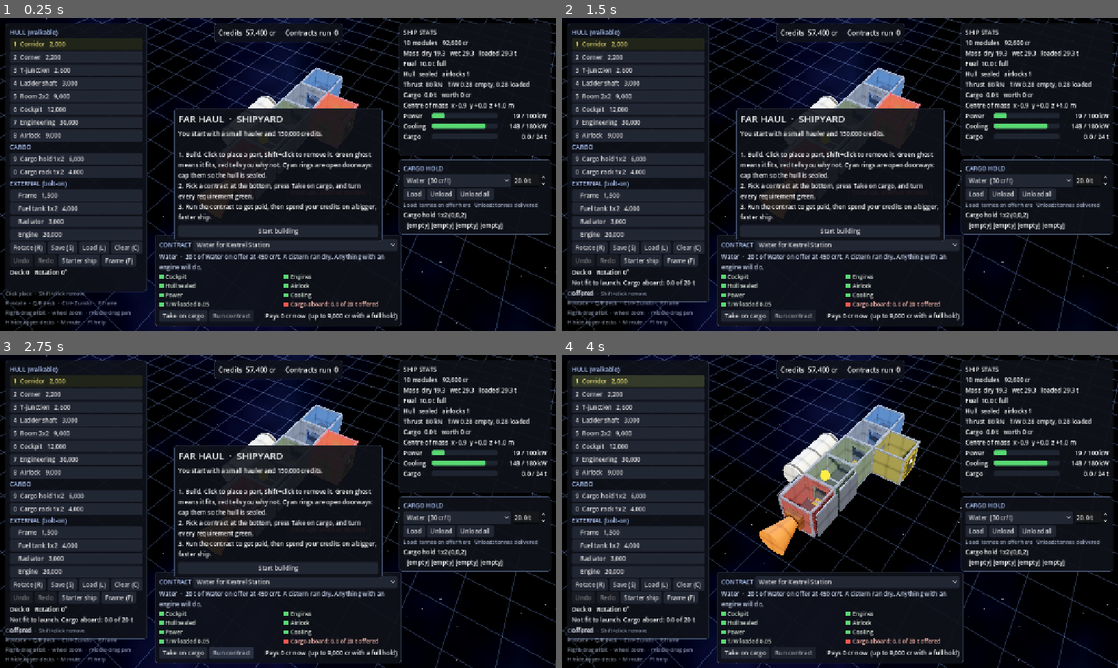
Above: before the commit, frames 1-4 (two rows, left to right).
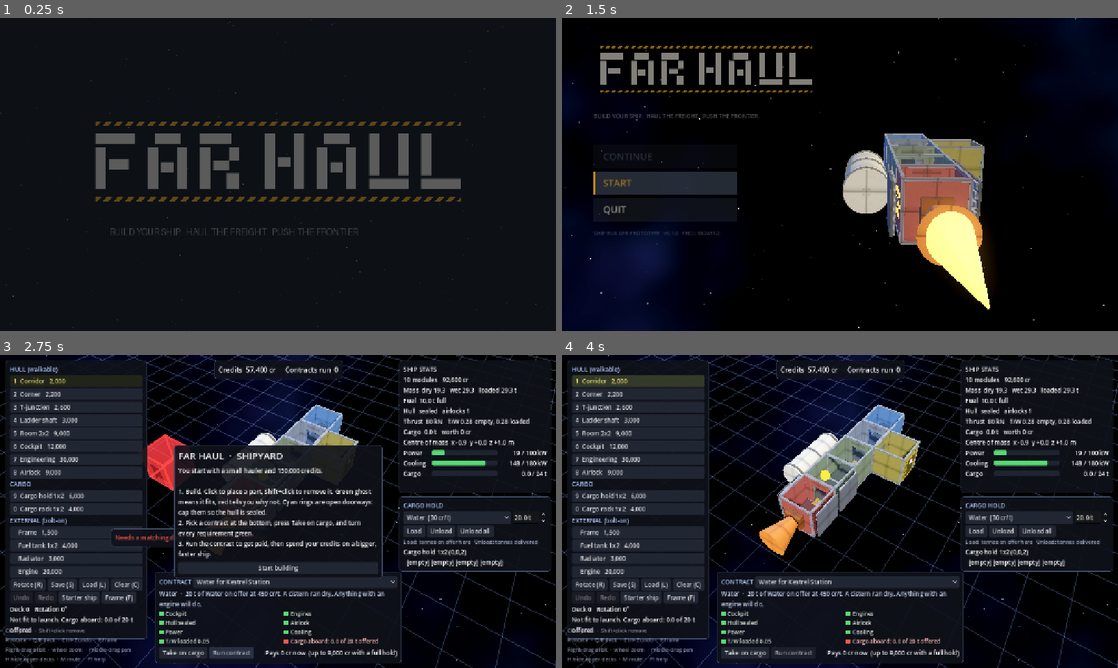
Above: after the commit, the same moments.

Repository: benjaminarthurt/FarHaul
Game: Godot game, scene res://scenes/boot.tscn
Same seed, same stepped clock (60 frames per second), same inputs: the game is played once before the commit and once after it. Before the commit the project starts from res://scenes/main.tscn.
Inputs (mouse positions are in pixels of both pictures, inside the frame that each line leads up to):
- Up to frame 1 (0.25 s): no input
- Up to frame 2 (1.5 s): click (795, 315) at 0.5 s, where only the run before the commit has a clickable "Run contract"; click (667, 183) at 1.25 s, where only the run after the commit has a clickable "START"
- Up to frame 3 (2.75 s): click "Run contract" at 2 s
- Up to frame 4 (4 s): click "Start building" at 2.75 s; click "1 Corridor 2,000" at 3.5 s

The runs differ from the first frame. In frame 1, 34% of the frame differs, in the area x 0-100%, y 0-100%; in frame 2, 56%; in frame 3, 1.1%; in frame 4, less than 0.1%.

Commit message:
Brand pass: Far Haul splash, placeholder intro video and title screen
Project renamed to Far Haul with icon and boot splash. New start-up flow
(splash, skippable Ogg Theora intro, title screen with orbiting starter ship,
Continue/Start/Quit). Brand palette, logo, wordmark and container codes drawn
from the concept and art-direction docs. Intro video is a placeholder.

Co-Authored-By: Claude Sonnet 5.5 <noreply@anthropic.com>
Claude-Session: https://claude.ai/code/session_017WQZxixKYwD8gqsFUSbatN

Diff:
--- a/project.godot
+++ b/project.godot
@@ -10,8 +10,14 @@
 
 [application]
 
-config/name="Ship Builder"
-run/main_scene="res://scenes/main.tscn"
+config/name="Far Haul"
+config/description="Build your ship. Haul the freight. Push the frontier."
+config/version="0.1.0"
+run/main_scene="res://scenes/boot.tscn"
+config/icon="res://assets/brand/icon.png"
+boot_splash/bg_color=Color(0.0509804, 0.0627451, 0.0823529, 1)
+boot_splash/image="res://assets/brand/boot_splash.png"
+boot_splash/fullsize=true
 config/features=PackedStringArray("4.4", "GL Compatibility")
 
 [display]
--- /dev/null
+++ b/scenes/boot.tscn
@@ -0,0 +1,6 @@
+[gd_scene load_steps=2 format=3]
+
+[ext_resource type="Script" path="res://scripts/boot.gd" id="1"]
+
+[node name="Boot" type="Node"]
+script = ExtResource("1")
--- /dev/null
+++ b/scripts/boot.gd
@@ -0,0 +1,343 @@
+extends Node
+## Start-up flow: splash, then the intro video, then the title screen, then the builder.
+## Any key, click or tap skips the splash and the intro. Missing or broken video is skipped.
+## Env vars for testing: FARHAUL_SKIP_INTRO=1 goes straight to the title screen.
+
+enum Stage { SPLASH, INTRO, TITLE }
+
+const MAIN_SCENE := "res://scenes/main.tscn"
+const AUTOSAVE := "user://autosave.json"
+const SPLASH_HOLD := 1.8
+
+var stage := Stage.SPLASH
+var stage_time := 0.0
+var leaving := false
+
+var splash_layer: CanvasLayer
+var splash_pic: TextureRect
+var intro_layer: CanvasLayer
+var player: VideoStreamPlayer
+var skip_hint: Label
+var title_layer: CanvasLayer
+var title_box: Control
+var fade: ColorRect
+var world: Node3D
+var camera: Camera3D
+var orbit := 0.0
+var orbit_centre := Vector3.ZERO
+var continue_btn: Button
+var new_btn: Button
+
+
+func _ready() -> void:
+	DisplayServer.window_set_title(Brand.NAME)
+	_build_world()
+	_build_title()
+	_build_splash()
+	_build_intro()
+	fade = ColorRect.new()
+	fade.color = Color.BLACK
+	fade.mouse_filter = Control.MOUSE_FILTER_IGNORE
+	var fl := CanvasLayer.new()
+	fl.layer = 100
+	add_child(fl)
+	fl.add_child(fade)
+	fade.set_anchors_preset(Control.PRESET_FULL_RECT)
+	if OS.has_environment("FARHAUL_SKIP_INTRO"):
+		_enter_title(false)
+	else:
+		_enter_splash()
+
+
+# --- Stages ----------------------------------------------------------------------------------
+
+## Controls under a CanvasLayer can be left at size 0 if they were laid out before the window was
+## ready, so re-fit the full-screen ones whenever a stage starts.
+func _fit_full(c: Control) -> void:
+	c.set_anchors_and_offsets_preset(Control.PRESET_FULL_RECT)
+
+
+func _enter_splash() -> void:
+	_fit_full(splash_layer.get_child(0))
+	_fit_full(splash_pic)
+	stage = Stage.SPLASH
+	stage_time = 0.0
+	splash_layer.visible = true
+	intro_layer.visible = false
+	title_layer.visible = false
+	world.visible = false
+	splash_pic.modulate.a = 0.0
+	fade.color.a = 0.0
+	var tw := create_tween()
+	tw.tween_property(splash_pic, "modulate:a", 1.0, 0.7)
+	tw.tween_interval(SPLASH_HOLD)
+	tw.tween_callback(_enter_intro)
+	splash_pic.set_meta("tween", tw)
+
+
+func _enter_intro() -> void:
+	if stage != Stage.SPLASH:
+		return
+	_kill_splash_tween()
+	if not ResourceLoader.exists(Brand.INTRO_VIDEO):
+		_enter_title(true)
+		return
+	var stream := load(Brand.INTRO_VIDEO) as VideoStream
+	if stream == null:
+		_enter_title(true)
+		return
+	stage = Stage.INTRO
+	stage_time = 0.0
+	_fit_full(intro_layer.get_child(0))
+	_fit_full(player)
+	splash_layer.visible = false
+	intro_layer.visible = true
+	player.stream = stream
+	player.play()
+	skip_hint.modulate.a = 0.0
+	var tw := create_tween()
+	tw.tween_interval(1.5)
+	tw.tween_property(skip_hint, "modulate:a", 0.8, 0.6)
+
+
+func _enter_title(animate: bool) -> void:
+	if stage == Stage.TITLE and title_layer.visible:
+		return
+	_kill_splash_tween()
+	player.stop()
+	stage = Stage.TITLE
+	stage_time = 0.0
+	splash_layer.visible = false
+	intro_layer.visible = false
+	world.visible = true
+	title_layer.visible = true
+	if animate:
+		fade.color.a = 1.0
+		create_tween().tween_property(fade, "color:a", 0.0, 0.8)
+	else:
+		fade.color.a = 0.0
+	var has_save := FileAccess.file_exists(AUTOSAVE)
+	continue_btn.disabled = not has_save
+	new_btn.text = "NEW GAME" if has_save else "START"
+	(continue_btn if has_save else new_btn).grab_focus()
+
+
+func _kill_splash_tween() -> void:
+	if splash_pic and splash_pic.has_meta("tween"):
+		var tw: Tween = splash_pic.get_meta("tween")
+		if tw and tw.is_valid():
+			tw.kill()
+
+
+func _process(delta: float) -> void:
+	stage_time += delta
+	if stage == Stage.INTRO and not player.is_playing() and stage_time > 0.5:
+		_enter_title(true)
+	if stage == Stage.TITLE:
+		orbit += delta * 0.12
+		var r := 23.0
+		camera.position = orbit_centre + Vector3(sin(orbit) * r, 5.5 + sin(orbit * 0.7) * 1.2, cos(orbit) * r)
+		camera.look_at(orbit_centre + Vector3(0, 0.3, 0))
+		title_box.modulate.a = minf(1.0, stage_time / 0.8)
+
+
+func _unhandled_input(event: InputEvent) -> void:
+	var pressed: bool = (event is InputEventKey and event.pressed and not event.echo) \
+		or (event is InputEventMouseButton and event.pressed) \
+		or (event is InputEventScreenTouch and event.pressed)
+	if not pressed:
+		return
+	if stage == Stage.SPLASH:
+		_enter_intro()
+	elif stage == Stage.INTRO:
+		_enter_title(true)
+
+
+# --- Title actions ---------------------------------------------------------------------------
+
+func _on_continue() -> void:
+	_start_game()
+
+
+func _on_new() -> void:
+	# Never throw a save away: park it under a timestamped name so it can be restored by hand.
+	if FileAccess.file_exists(AUTOSAVE):
+		var stamp := Time.get_datetime_string_from_system().replace(":", "-")
+		DirAccess.rename_absolute(ProjectSettings.globalize_path(AUTOSAVE),
+			ProjectSettings.globalize_path("user://autosave-before-new-%s.json" % stamp))
+	_start_game()
+
+
+func _start_game() -> void:
+	if leaving:
+		return
+	leaving = true
+	var tw := create_tween()
+	tw.tween_property(fade, "color:a", 1.0, 0.4)
+	tw.tween_callback(func() -> void: get_tree().change_scene_to_file(MAIN_SCENE))
+
+
+func _on_quit() -> void:
+	get_tree().quit()
+
+
+# --- Construction ----------------------------------------------------------------------------
+
+func _build_world() -> void:
+	world = Node3D.new()
+	add_child(world)
+	var env := Environment.new()
+	env.background_mode = Environment.BG_SKY
+	env.sky = SpaceSky.make()
+	env.tonemap_mode = Environment.TONE_MAPPER_FILMIC
+	env.glow_enabled = true
+	env.glow_intensity = 0.9
+	env.glow_bloom = 0.08
+	env.glow_hdr_threshold = 0.9
+	env.ambient_light_source = Environment.AMBIENT_SOURCE_COLOR
+	env.ambient_light_color = Color(0.45, 0.5, 0.62)
+	env.ambient_light_energy = 0.5
+	var we := WorldEnvironment.new()
+	we.environment = env
+	world.add_child(we)
+	var sun := DirectionalLight3D.new()
+	sun.rotation_degrees = Vector3(-35, 35, 0)
+	sun.light_color = Color(1.0, 0.94, 0.85)
+	sun.light_energy = 1.3
+	world.add_child(sun)
+	var rim := DirectionalLight3D.new()
+	rim.rotation_degrees = Vector3(-15, -140, 0)
+	rim.light_color = Color(0.55, 0.7, 1.0)
+	rim.light_energy = 0.6
+	rim.shadow_enabled = false
+	world.add_child(rim)
+
+	var lib := ModuleLibrary.new()
+	var ship := ShipData.new(lib)
+	ShipPresets.build(ship)
+	var view := ShipView.new()
+	world.add_child(view)
+	view.rebuild(ship)
+	view.set_flames(true)
+	var st := ShipStats.compute(ship)
+	orbit_centre = st.centre
+	camera = Camera3D.new()
+	camera.fov = 42.0
+	camera.h_offset = -4.5  # pushes the ship to the right, clear of the menu
+	world.add_child(camera)
+	camera.current = true
+
+
+func _build_splash() -> void:
+	splash_layer = CanvasLayer.new()
+	splash_layer.layer = 10
+	add_child(splash_layer)
+	var bg := ColorRect.new()
+	bg.color = Brand.STEEL_DARK
+	splash_layer.add_child(bg)
+	bg.set_anchors_preset(Control.PRESET_FULL_RECT)
+	splash_pic = TextureRect.new()
+	splash_pic.texture = load(Brand.SPLASH)
+	splash_pic.expand_mode = TextureRect.EXPAND_IGNORE_SIZE
+	splash_pic.stretch_mode = TextureRect.STRETCH_KEEP_ASPECT_COVERED
+	splash_layer.add_child(splash_pic)
+	splash_pic.set_anchors_preset(Control.PRESET_FULL_RECT)
+
+
+func _build_intro() -> void:
+	intro_layer = CanvasLayer.new()
+	intro_layer.layer = 20
+	add_child(intro_layer)
+	var bg := ColorRect.new()
+	bg.color = Color.BLACK
+	intro_layer.add_child(bg)
+	bg.set_anchors_preset(Control.PRESET_FULL_RECT)
+	player = VideoStreamPlayer.new()
+	player.expand = true
+	player.mouse_filter = Control.MOUSE_FILTER_IGNORE
+	intro_layer.add_child(player)
+	player.set_anchors_preset(Control.PRESET_FULL_RECT)
+	skip_hint = Label.new()
+	skip_hint.text = "PRESS ANY KEY TO SKIP"
+	skip_hint.add_theme_color_override("font_color", Brand.MUTED)
+	skip_hint.add_theme_font_size_override("font_size", 14)
+	intro_layer.add_child(skip_hint)
+	skip_hint.set_anchors_and_offsets_preset(Control.PRESET_BOTTOM_LEFT, Control.PRESET_MODE_MINSIZE, 24)
+
+
+func _build_title() -> void:
+	title_layer = CanvasLayer.new()
+	title_layer.layer = 5
+	add_child(title_layer)
+	# Darkens the left side so the menu reads over the sky.
+	var grad := Gradient.new()
+	grad.set_color(0, Color(Brand.STEEL_DARK, 0.88))
+	grad.set_color(1, Color(Brand.STEEL_DARK, 0.0))
+	grad.set_offset(1, 0.7)
+	var gt := GradientTexture2D.new()
+	gt.gradient = grad
+	gt.fill_from = Vector2(0, 0)
+	gt.fill_to = Vector2(1, 0)
+	var shade_tex := TextureRect.new()
+	shade_tex.texture = gt
+	shade_tex.expand_mode = TextureRect.EXPAND_IGNORE_SIZE
+	shade_tex.mouse_filter = Control.MOUSE_FILTER_IGNORE
+	title_layer.add_child(shade_tex)
+	shade_tex.set_anchors_preset(Control.PRESET_FULL_RECT)
+
+	title_box = MarginContainer.new()
+	title_box.add_theme_constant_override("margin_left", 72)
+	title_box.add_theme_constant_override("margin_top", 56)
+	title_box.add_theme_constant_override("margin_bottom", 40)
+	title_layer.add_child(title_box)
+	title_box.set_anchors_preset(Control.PRESET_FULL_RECT)
+
+	var col := VBoxContainer.new()
+	col.add_theme_constant_override("separation", 10)
+	title_box.add_child(col)
+
+	var logo := TextureRect.new()
+	logo.texture = load(Brand.LOGO)
+	logo.expand_mode = TextureRect.EXPAND_IGNORE_SIZE
+	logo.stretch_mode = TextureRect.STRETCH_KEEP_ASPECT
+	logo.custom_minimum_size = Vector2(520, 150)
+	logo.size_flags_horizontal = Control.SIZE_SHRINK_BEGIN
+	col.add_child(logo)
+
+	var tag := Label.new()
+	tag.text = Brand.TAGLINE
+	tag.add_theme_color_override("font_color", Brand.MUTED)
+	tag.add_theme_font_size_override("font_size", 13)
+	col.add_child(tag)
+
+	var gap := Control.new()
+	gap.custom_minimum_size = Vector2(0, 36)
+	col.add_child(gap)
+
+	var menu := VBoxContainer.new()
+	menu.add_theme_constant_override("separation", 8)
+	menu.custom_minimum_size = Vector2(330, 0)
+	menu.size_flags_horizontal = Control.SIZE_SHRINK_BEGIN
+	col.add_child(menu)
+	continue_btn = _menu_button(menu, "CONTINUE", _on_continue)
+	new_btn = _menu_button(menu, "START", _on_new)
+	_menu_button(menu, "QUIT", _on_quit)
+
+	var spacer := Control.new()
+	spacer.size_flags_vertical = Control.SIZE_EXPAND_FILL
+	col.add_child(spacer)
+
+	var foot := Label.new()
+	foot.text = "%s   v%s   %s" % [Brand.STAGE.to_upper(), Brand.version(), Brand.container_code(1)]
+	foot.add_theme_color_override("font_color", Color(Brand.MUTED, 0.7))
+	foot.add_theme_font_size_override("font_size", 12)
+	col.add_child(foot)
+
+
+func _menu_button(parent: Control, text: String, cb: Callable) -> Button:
+	var b := Button.new()
+	b.text = text
+	Brand.style_button(b)
+	b.pressed.connect(cb)
+	parent.add_child(b)
+	return b
--- /dev/null
+++ b/scripts/brand.gd
@@ -0,0 +1,64 @@
+class_name Brand
+extends RefCounted
+## Far Haul's identity in one place: name, tagline, colours and shared helpers.
+## Source of truth is docs/far-haul-concept.md and docs/design-reference/art-direction.md.
+## The same palette is used by tools/make_brand_assets.py.
+
+const NAME := "FAR HAUL"
+const TAGLINE := "BUILD YOUR SHIP.  HAUL THE FREIGHT.  PUSH THE FRONTIER."
+const STAGE := "Ship builder prototype"  # shown on the title screen until the game grows up
+
+const STEEL_DARK := Color8(13, 16, 21)
+const STEEL := Color8(28, 33, 41)
+const STEEL_LIGHT := Color8(48, 56, 68)
+const OFFWHITE := Color8(230, 226, 214)
+const AMBER := Color8(242, 167, 27)  # hazard markings, the one accent colour
+const MUTED := Color8(140, 146, 156)
+
+const LOGO := "res://assets/brand/logo.png"
+const WORDMARK := "res://assets/brand/wordmark.png"
+const SPLASH := "res://assets/brand/boot_splash.png"
+const INTRO_VIDEO := "res://assets/video/intro.ogv"
+
+
+static func version() -> String:
+	return str(ProjectSettings.get_setting("application/config/version", "0.0.0"))
+
+
+## Freight container code in the style of the art-direction doc (FHCU 882193-4).
+## `seed_value` makes it stable, so the same box always reads the same.
+static func container_code(seed_value: int) -> String:
+	var rng := RandomNumberGenerator.new()
+	rng.seed = seed_value
+	var serial := rng.randi_range(100000, 999999)
+	var check := (serial * 7 + 3) % 10
+	return "FHCU %d-%d" % [serial, check]
+
+
+## Flat industrial button look: dark plate, amber bar on the left when hovered or focused.
+static func style_button(b: Button) -> void:
+	b.add_theme_color_override("font_color", OFFWHITE)
+	b.add_theme_color_override("font_hover_color", AMBER)
+	b.add_theme_color_override("font_focus_color", AMBER)
+	b.add_theme_color_override("font_pressed_color", AMBER)
+	b.add_theme_color_override("font_disabled_color", Color(MUTED, 0.5))
+	b.add_theme_font_size_override("font_size", 22)
+	b.alignment = HORIZONTAL_ALIGNMENT_LEFT
+	b.focus_mode = Control.FOCUS_ALL
+	b.add_theme_stylebox_override("normal", _plate(STEEL, 0))
+	b.add_theme_stylebox_override("disabled", _plate(STEEL_DARK, 0))
+	b.add_theme_stylebox_override("hover", _plate(STEEL_LIGHT, 6))
+	b.add_theme_stylebox_override("focus", _plate(STEEL_LIGHT, 6))
+	b.add_theme_stylebox_override("pressed", _plate(STEEL_LIGHT, 6))
+
+
+static func _plate(fill: Color, bar: int) -> StyleBoxFlat:
+	var s := StyleBoxFlat.new()
+	s.bg_color = Color(fill, 0.92)
+	s.border_color = AMBER
+	s.border_width_left = bar
+	s.content_margin_left = 22
+	s.content_margin_right = 22
+	s.content_margin_top = 11
+	s.content_margin_bottom = 11
+	return s
--- /dev/null
+++ b/tests/smoke_boot.gd
@@ -0,0 +1,43 @@
+extends SceneTree
+# Boots the start-up flow: assets exist, the title screen builds, buttons behave, and START
+# hands over to the builder. Uses a throwaway user dir via FARHAUL_NOSAVE so no real save is touched.
+
+var ok := true
+
+func check(cond: bool, label: String) -> void:
+	print(("  ok    " if cond else "  FAIL  "), label)
+	if not cond:
+		ok = false
+
+func _initialize() -> void:
+	print("assets")
+	for p in [Brand.LOGO, Brand.WORDMARK, Brand.SPLASH, Brand.INTRO_VIDEO, "res://assets/brand/icon.png"]:
+		check(ResourceLoader.exists(p), p)
+	check(load(Brand.INTRO_VIDEO) is VideoStream, "intro video loads as a VideoStream")
+	check(ProjectSettings.get_setting("application/config/name") == "Far Haul", "project is named Far Haul")
+	check(Brand.container_code(5) == Brand.container_code(5), "container codes are stable")
+	check(Brand.container_code(5).begins_with("FHCU "), "container code prefix")
+	var boot: Node = load("res://scenes/boot.tscn").instantiate()
+	root.add_child(boot)
+	process_frame.connect(_run.bind(boot), CONNECT_ONE_SHOT)
+
+func _run(boot: Node) -> void:
+	print("flow")
+	check(boot.stage == 0, "starts on the splash")
+	boot._enter_intro()
+	check(boot.stage == 1 and boot.player.is_playing(), "intro video plays")
+	boot._unhandled_input(_key())
+	check(boot.stage == 2 and not boot.player.is_playing(), "any key skips the intro to the title screen")
+	check(boot.title_layer.visible and boot.world.visible, "title screen is showing")
+	check(boot.continue_btn.disabled == not FileAccess.file_exists(boot.AUTOSAVE), "continue only enabled with a save")
+	boot._start_game()
+	await create_timer(0.8).timeout
+	check(current_scene != null and current_scene.name != "Boot", "START hands over to the game scene")
+	print("OK" if ok else "FAILED")
+	quit(0 if ok else 1)
+
+func _key() -> InputEventKey:
+	var e := InputEventKey.new()
+	e.pressed = true
+	e.keycode = KEY_SPACE
+	return e
Binary file added: assets/brand/boot_splash.png
Binary file added: assets/brand/icon.png
Binary file added: assets/brand/logo.png
Binary file added: assets/brand/wordmark.png
Not shown, changed: .gitignore
Not shown, changed: README.md
Not shown, added: assets/video/intro.ogv
Not shown, added: tools/make_brand_assets.py
